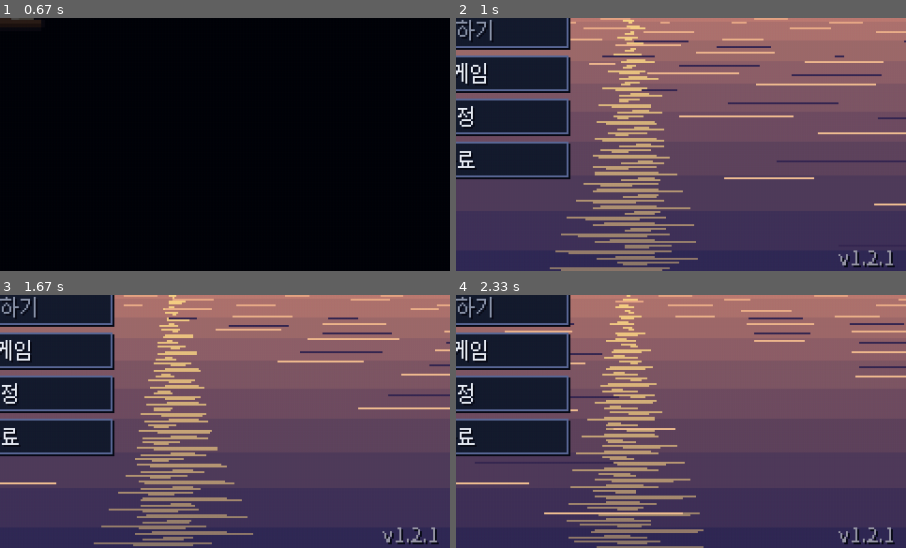
Above: before the commit, frames 1-4 (two rows, left to right).
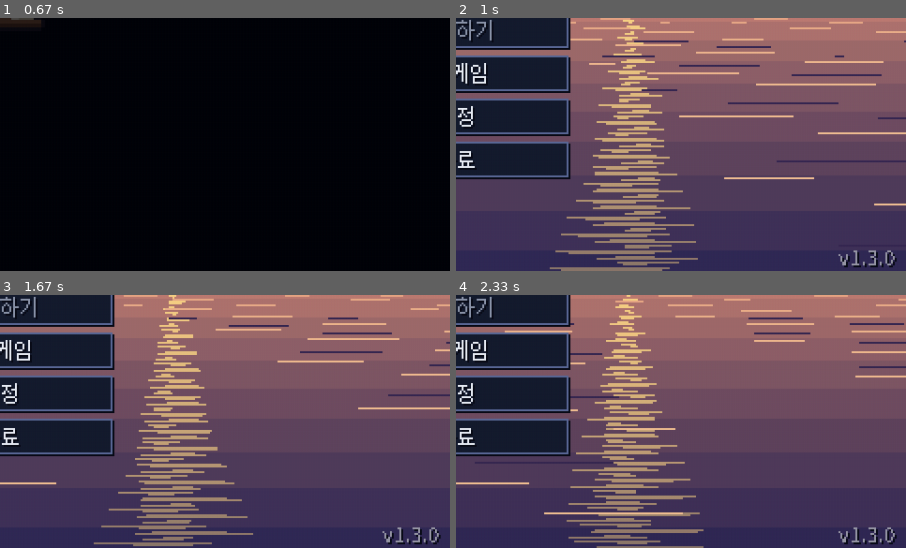
Above: after the commit, the same moments.

Repository: sinsiu60/fishingplanet
Game: pygame game, started from main.py
The game is run twice, just before and just after one commit, with the same random seed, the same clock (stepped at 60 frames per second) and the same inputs.
Inputs (mouse positions are % of the whole screen's width and height, from its top left):
- Up to frame 1 (0.67 s): type "ann" at 0.33 s
- Up to frame 2 (1 s): tap Enter at 0.67 s; hold Up from 0.88 s (still down); move the mouse to (82, 47) at 0.92 s
- Up to frame 3 (1.67 s): release Up at 1.35 s; tap B at 1.43 s
- Up to frame 4 (2.33 s): tap J at 2.1 s
The pictures show only the part of the screen within x 50-100%, y 50-100%; the shares and areas given below are measured in that part.

Frame 1 is identical in both runs. In frame 2, 0.2% of the frame differs, in the area x 91-98%, y 91-99%; in frame 3, 0.2%; in frame 4, 0.2%.

Commit message:
v1.3.0: 전설 · 환상 전용 전투 음악 릴리즈 노트, 버전 올림
Co-Authored-By: Claude Opus 5.5 <noreply@anthropic.com>
Claude-Session: https://claude.ai/code/session_01XkZZxEWm7K26sk4a4EAFMF

Diff:
--- a/src/version.py
+++ b/src/version.py
@@ -1,2 +1,2 @@
 """게임 버전 (릴리즈 태그 v<VERSION>, buildozer.spec version 과 같게)."""
-VERSION = "1.2.1"
+VERSION = "1.3.0"
Not shown, changed: RELEASE_NOTES.md
Not shown, changed: buildozer.spec
